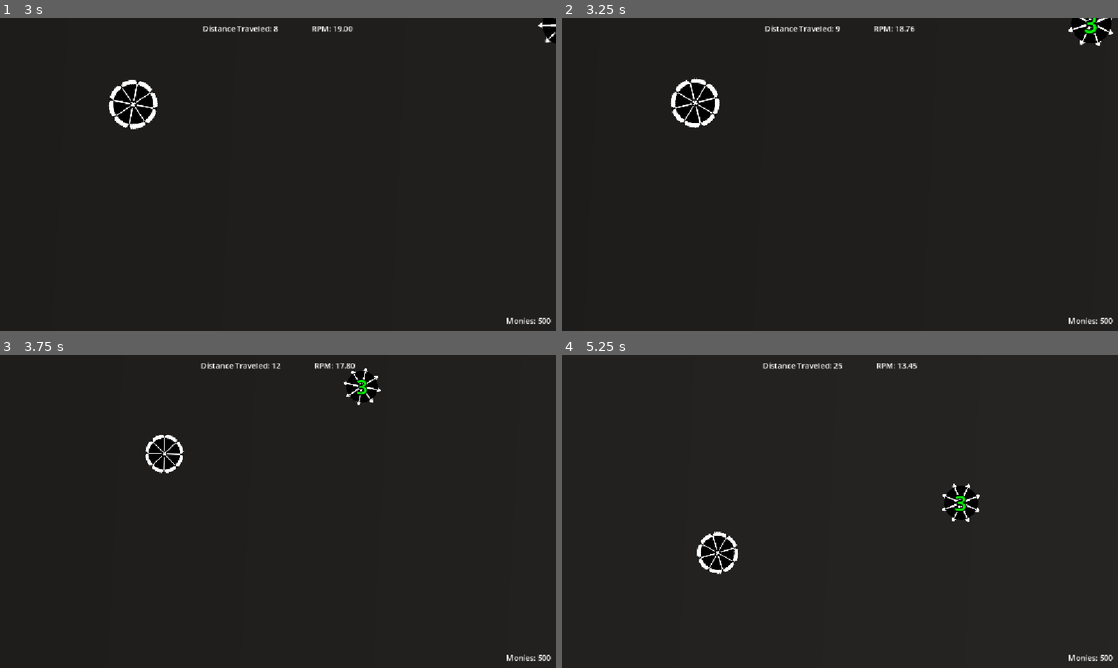
Above: before the commit, frames 1-4 (two rows, left to right).
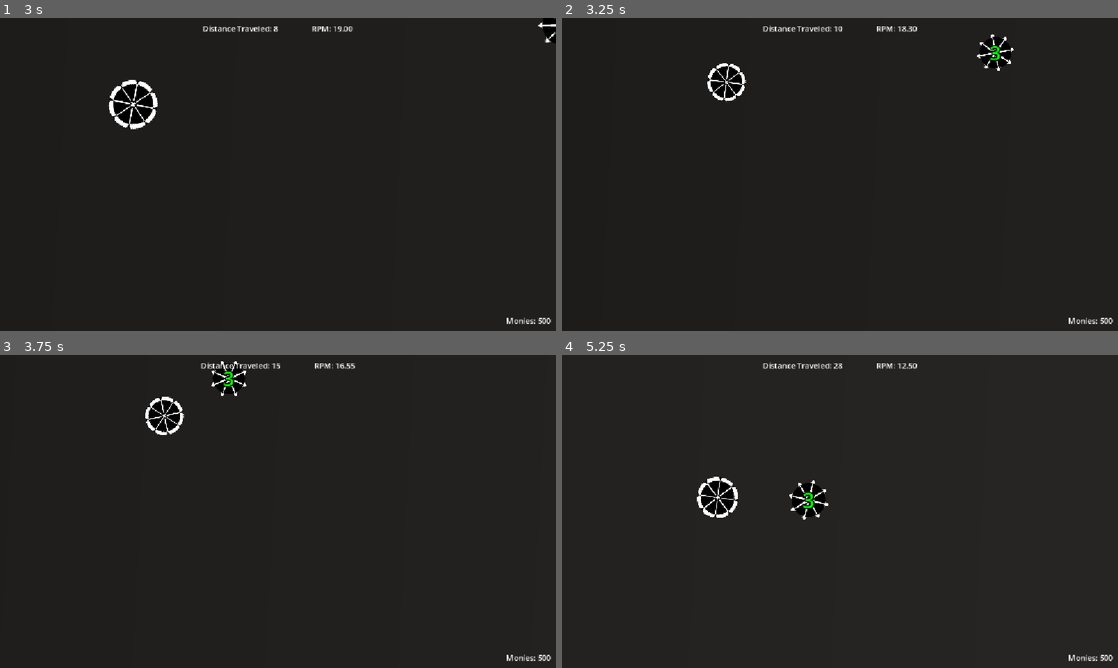
Above: after the commit, the same moments.

Repository: ryder-james/AVerySeriousGameJam
Game: Godot game, scene res://ui/main_menu.tscn
Two runs of this game, one before a commit and one after it. Both use one fixed random seed, a clock stepped at 60 frames per second and the inputs below. The engine's default icon, where the game draws it, is replaced by a stand-in: a white triangle on a blue panel in a dark square.
Inputs:
- Up to frame 1 (3 s): click "Start" at 0.5 s; tap Enter at 1.25 s; hold A (ccw) 1.28-2.03 s; tap D (cw) at 1.55, 2.1 s; tap Space (launch) at 2, 2.3 s; hold Space (launch) from 2.78 s (still down)
- Up to frame 2 (3.25 s): keep holding Space (launch); tap A (ccw) at 3.05 s
- Up to frame 3 (3.75 s): release Space (launch) at 3.53 s; tap A (ccw) at 3.6 s
- Up to frame 4 (5.25 s): tap D (cw) at 3.8 s; hold D (cw) 4.28-5.03 s; tap Space (launch) at 4.55, 5.1 s

Frame 1 is identical in both runs. In frame 2, 2.9% of the frame differs, in the area x 19-100%, y 0-36%; in frame 3, 2.2%; in frame 4, 2.6%.

Commit message:
refactor: Change dash controls

Diff:
--- a/beyblade/beyblade.gd
+++ b/beyblade/beyblade.gd
@@ -9,11 +9,13 @@
 @export var max_speed: float = 1000.0
 @export var max_launch_power: float = 800.0
 @export var dash_strength: float = 500.0
+@export var max_dash_duration: float = 1.0
 @export var gravity_force: float = 50.0
 @export var clash_detection_distance: float = 90.0
 
+var dash_tween: Tween = null
 var is_dashing := false
-var _dash_angle := 0.0
+var dash_duration := 0.0
 
 @onready var rpm_agent: RPMAgent = %RPMAgent
 @onready var _default_angular_damp: float = angular_damp
@@ -35,15 +37,6 @@
 	if roundi(global_position.x / 100) > Game.player_distance:
 		Game.player_distance = roundi(global_position.x / 100)
 
-	if not is_dashing:
-		return
-	if Input.is_action_pressed("ccw"):
-		_dash_angle = deg_to_rad(-45.0)
-	elif Input.is_action_pressed("cw"):
-		_dash_angle = deg_to_rad(45.0)
-	else:
-		_dash_angle = 0.0
-
 
 func _integrate_forces(_state: PhysicsDirectBodyState2D) -> void:
 	var allowable_speed: float = min(max_speed, abs(angular_velocity) * 1000)
@@ -58,12 +51,35 @@
 
 
 func _unhandled_input(event: InputEvent) -> void:
-	if event.is_action_pressed("launch"):
+	if not is_dashing and event.is_action_pressed("launch"):
 		start_dash.emit()
 		is_dashing = true
-	elif is_dashing and event.is_action_released("launch"):
-		end_dash.emit()
-		apply_central_impulse((Vector2.RIGHT * dash_strength).rotated(_dash_angle))
+		dash_duration = 1.0
+		dash_tween = create_tween()
+		dash_tween.set_ignore_time_scale(true)
+		dash_tween.tween_property(self, "dash_duration", 0.0, max_dash_duration)
+		dash_tween.finished.connect(_release_dash.bind(0.0))
+	elif is_dashing:
+		var release_dash := false
+		var dash_angle := 0.0
+		if event.is_action_released("launch"):
+			release_dash = true
+		elif event.is_action_pressed("ccw"):
+			dash_angle = deg_to_rad(-45.0)
+			release_dash = true
+		elif event.is_action_pressed("cw"):
+			dash_angle = deg_to_rad(45.0)
+			release_dash = true
+		if release_dash:
+			_release_dash(dash_angle)
+
+
+func _release_dash(angle: float) -> void:
+	if dash_tween:
+		dash_tween.stop()
+	is_dashing = false
+	apply_central_impulse((Vector2.RIGHT * dash_strength).rotated(angle))
+	end_dash.emit()
 
 
 func _on_clash(_player_rpm: RPMAgent, _enemy_rpm: RPMAgent, result: Game.ClashResult):
